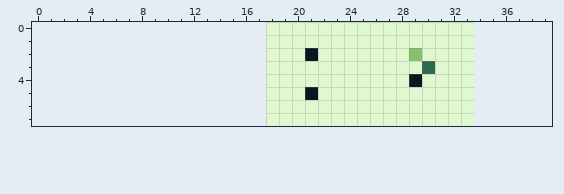
One commit to this pixel-art file: assets/font-extras.aseprite. This is how it looked before the edit.
16x8 pixels, 1 frame. The old version is drawn lined up with the new one, on the new canvas.
The same view after the edit:
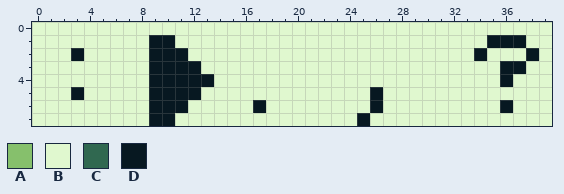
Palette (. is transparent): A #86c06c  B #e0f8cf  C #306850  D #071821
The exact change:
{"change": "canvas 16x8 -> 40x8, the old top-left corner now at 18,0"}
{"y":0,"x":0,"old":"..................","new":"BBBBBBBBBBBBBBBBBB"}
{"y":0,"x":34,"old":"......","new":"BBBBBB"}
{"y":1,"x":0,"old":"..................","new":"BBBBBBBBBDDBBBBBBB"}
{"y":1,"x":34,"old":"......","new":"BDDDBB"}
{"y":2,"x":0,"old":"..................","new":"BBBDBBBBBDDDBBBBBB"}
{"y":2,"x":21,"old":"D","new":"B"}
{"y":2,"x":29,"old":"A","new":"B"}
{"y":2,"x":34,"old":"......","new":"DBBBDB"}
{"y":3,"x":0,"old":"..................","new":"BBBBBBBBBDDDDBBBBB"}
{"y":3,"x":30,"old":"C","new":"B"}
{"y":3,"x":34,"old":"......","new":"BBDDBB"}
{"y":4,"x":0,"old":"..................","new":"BBBBBBBBBDDDDDBBBB"}
{"y":4,"x":29,"old":"D","new":"B"}
{"y":4,"x":34,"old":"......","new":"BBDBBB"}
{"y":5,"x":0,"old":"..................","new":"BBBDBBBBBDDDDBBBBB"}
{"y":5,"x":21,"old":"D","new":"B"}
{"y":5,"x":26,"old":"B","new":"D"}
{"y":5,"x":34,"old":"......","new":"BBBBBB"}
{"y":6,"x":0,"old":"..................","new":"BBBBBBBBBDDDBBBBBD"}
{"y":6,"x":26,"old":"B","new":"D"}
{"y":6,"x":34,"old":"......","new":"BBDBBB"}
{"y":7,"x":0,"old":"..................","new":"BBBBBBBBBDDBBBBBBB"}
{"y":7,"x":25,"old":"B","new":"D"}
{"y":7,"x":34,"old":"......","new":"BBBBBB"}
